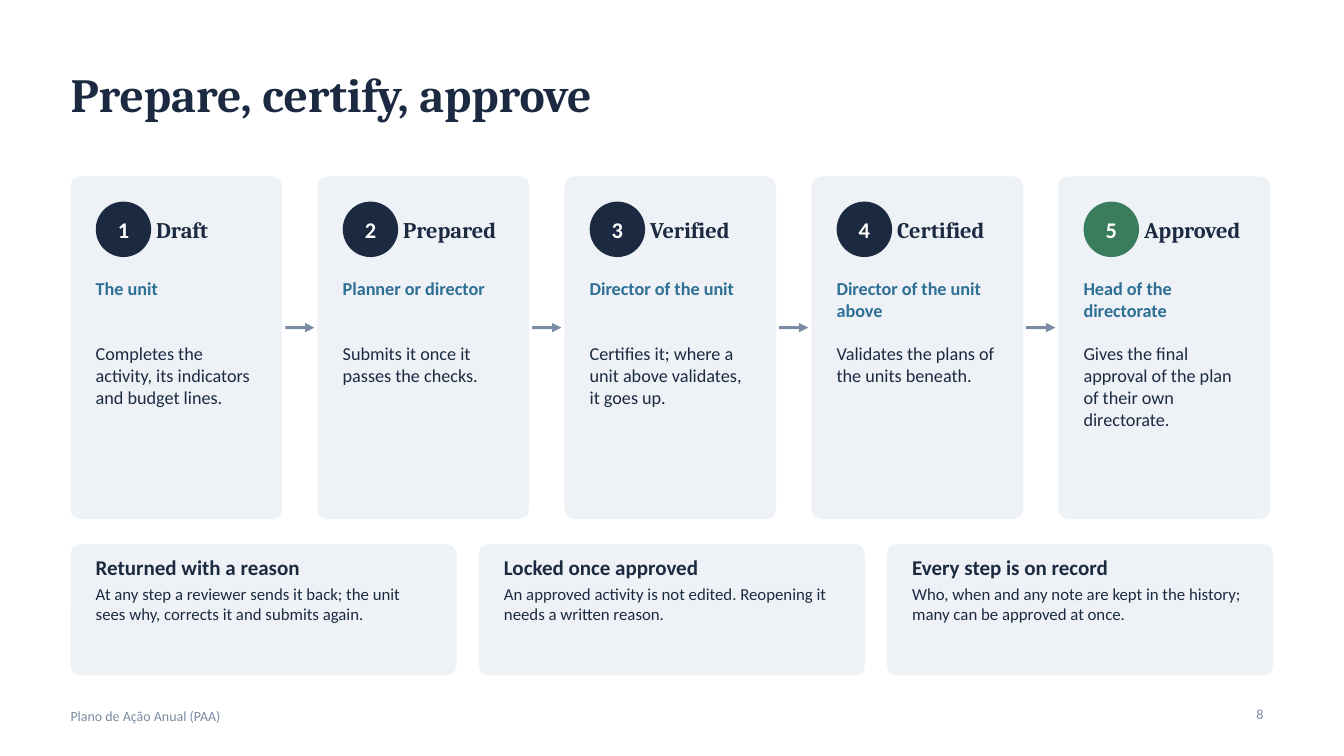
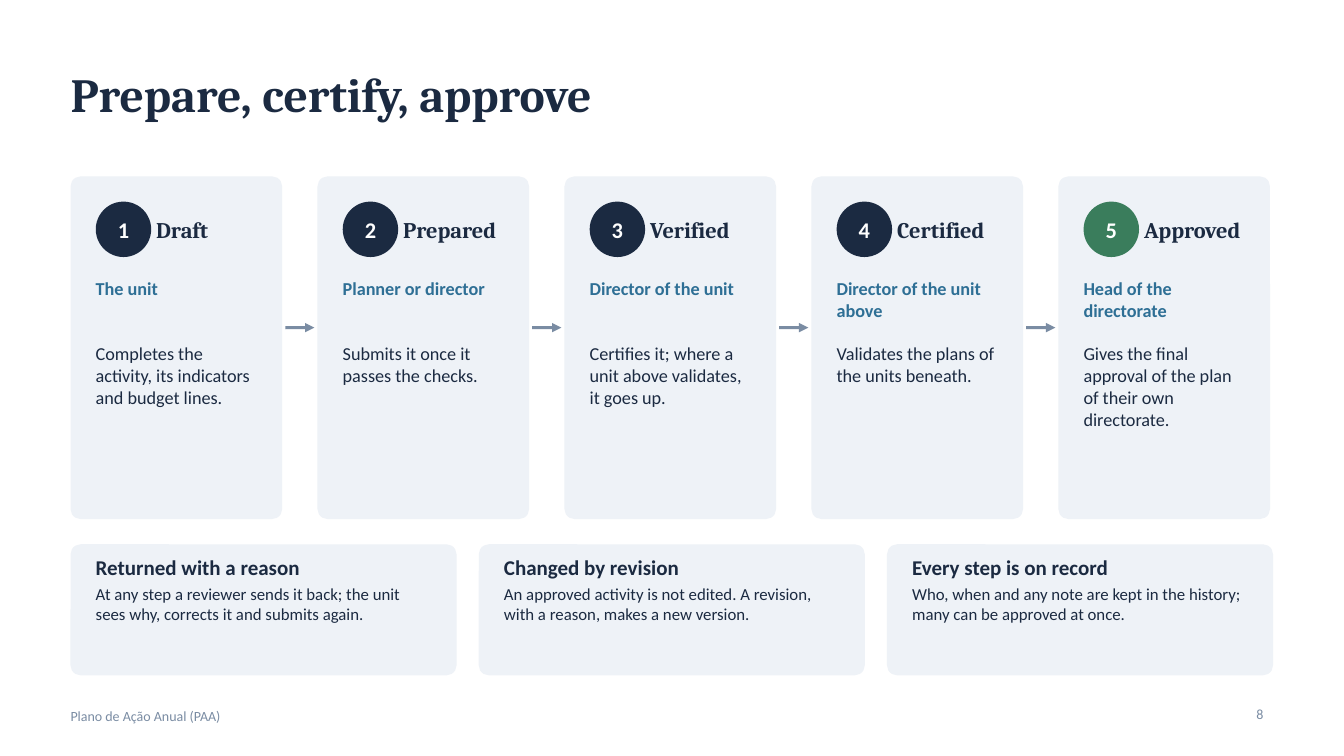
Before and after one commit to gokugohan/Sistema-de-Planeamento-Anual-e-Orsamento, a slide deck: slide 8 of docs/Sistema-PAA-apresentacao-v5.pptx. Drawn at 1344x756 pixels with LibreOffice and Linux fonts; fonts in the diff are those of the drawing. Boxes give left, top, right and bottom in pixels: in the first picture for what was removed or moved away, otherwise in the second. Text is boxed around its words. In the diff, an @@ line names an element or a change of style, - is before the commit and + after.

```diff
--- a/docs/Sistema-PAA-apresentacao-v5.pptx
+++ b/docs/Sistema-PAA-apresentacao-v5.pptx
@@ text at (x1=504, y1=560, x2=812, y2=622): text changed @@
-Locked once approved
-An approved activity is not edited. Reopening it needs a written reason.
+Changed by revision
+An approved activity is not edited. A revision, with a reason, makes a new version.
```
Also in this commit, not shown: 6 other slides changed, 2 slides added, 1 slide removed, 40 other files.
